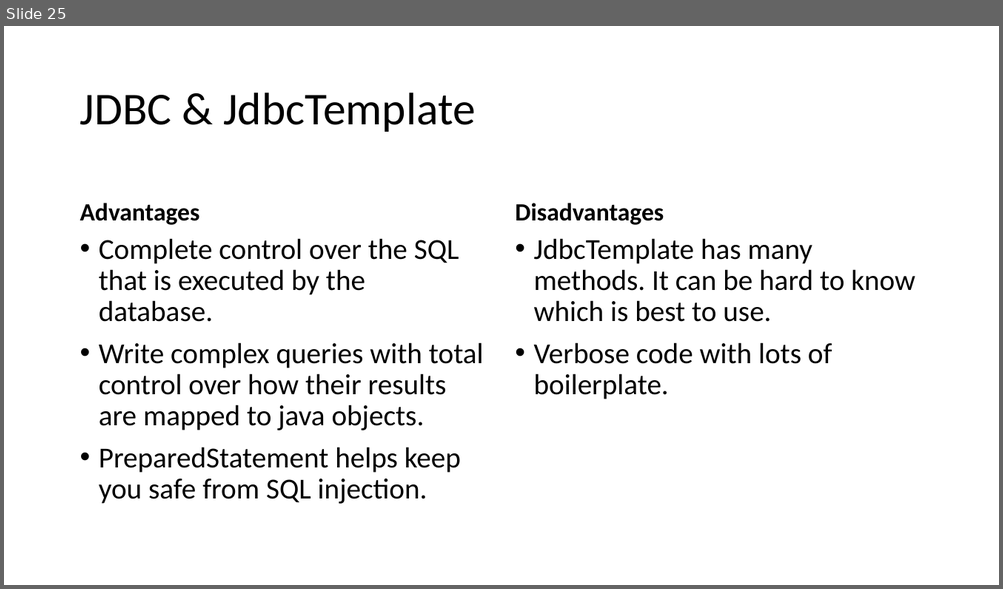
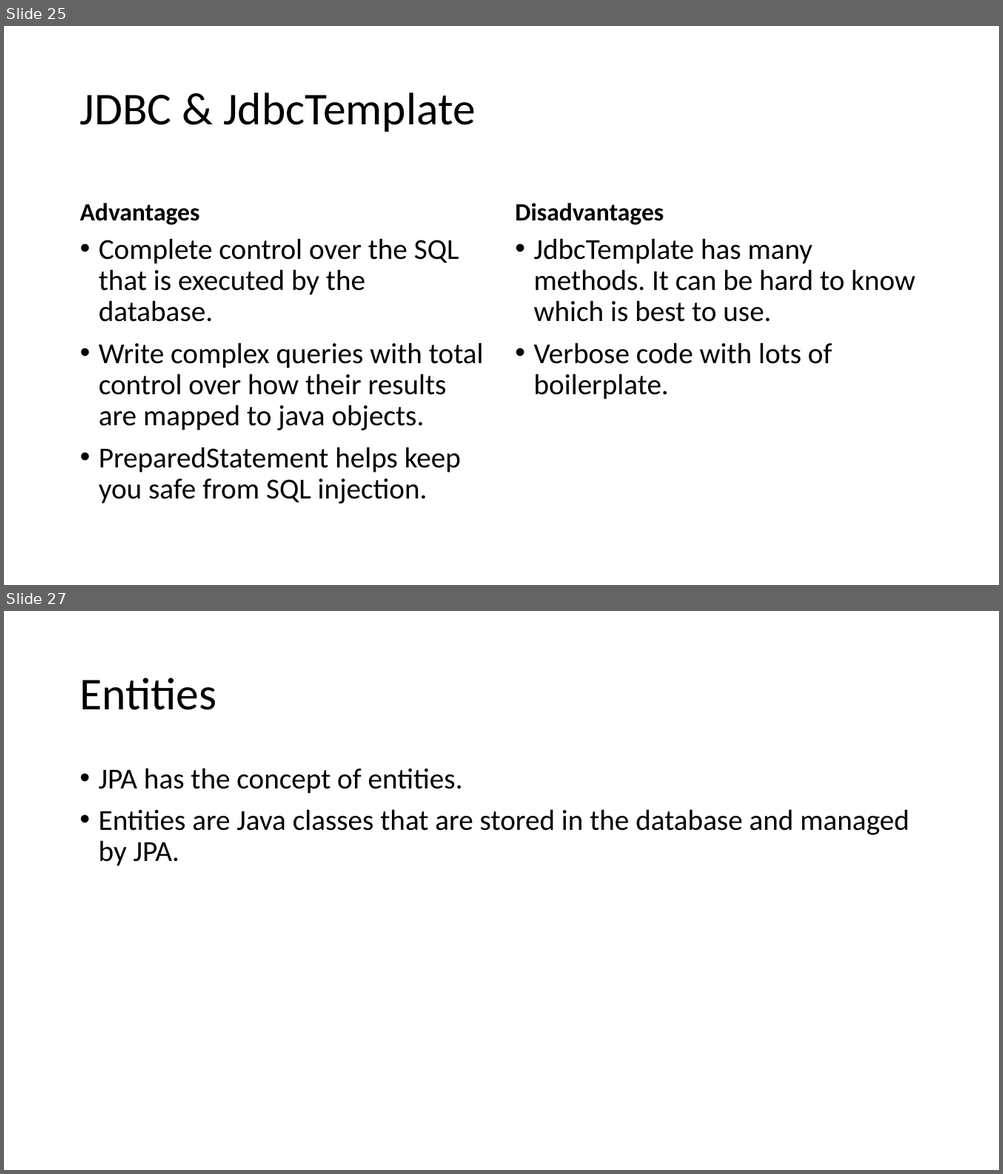
Before and after one commit to ryl/cybr406-2020, a slide deck: files/databases.pptx. Shown one above the other, each under a label of ours: slide 25 before the commit, slides 25 and 27 after it; the slides between them are not shown. The pictures are 1003x589 and 1003x1174 pixels, drawn with LibreOffice and Linux fonts; fonts in the diff are those of the drawing. Boxes give left, top, right and bottom in pixels: in the first picture for what was removed or moved away, otherwise in the second. Text is boxed around its words. In the diff, an @@ line names an element or a change of style, - is before the commit and + after.

```diff
--- a/files/databases.pptx
+++ b/files/databases.pptx
@@ slide 27 added at [4,611,999,1170], background #FFFFFF @@
@@ title added at [79,678,216,710], 44 pt, text #000000 @@
+Entities
@@ text added at [99,768,909,866], 28 pt, text #000000 @@
+• JPA has the concept of entities.
+• Entities are Java classes that are stored in the database and managed by JPA.
```
Also in this commit, not shown: 2 other slides added, 1 other file.
